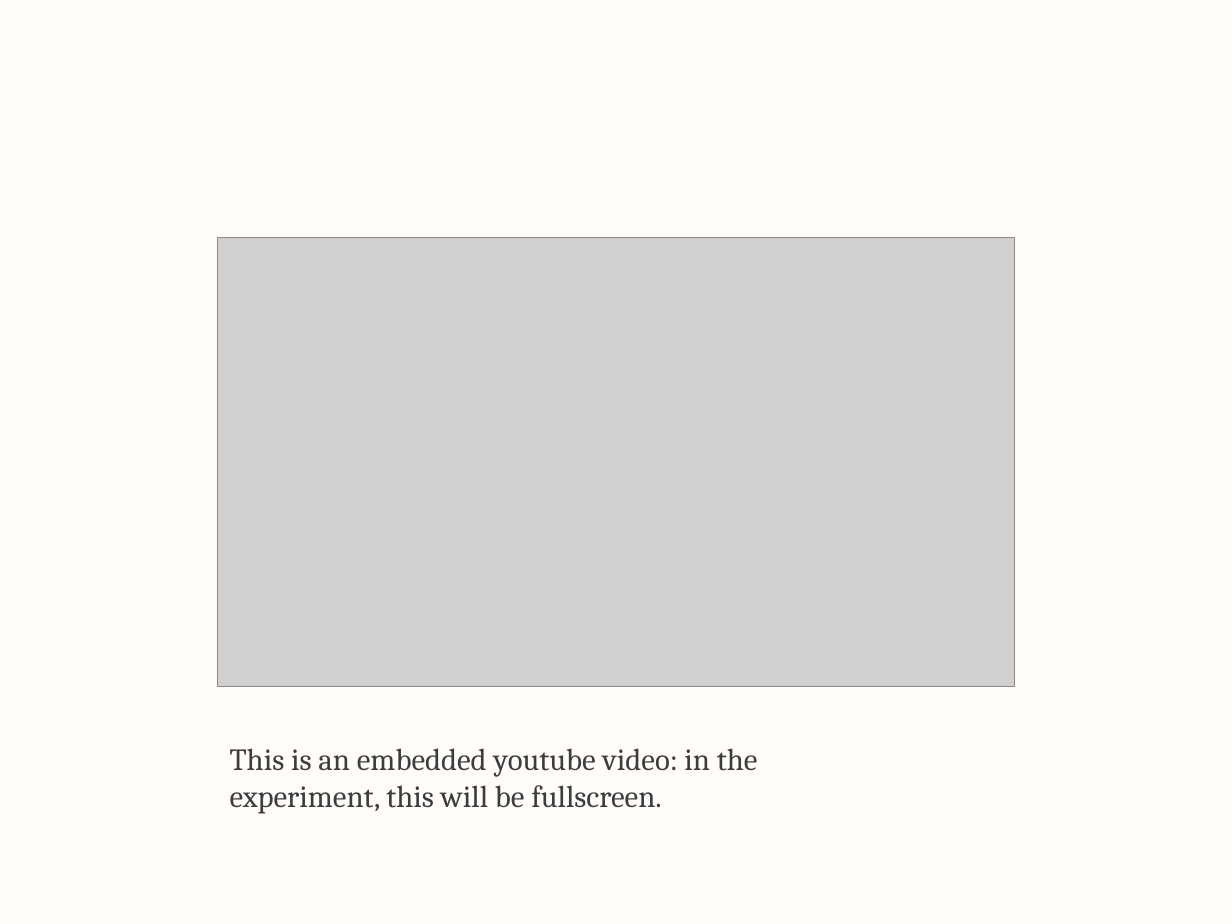
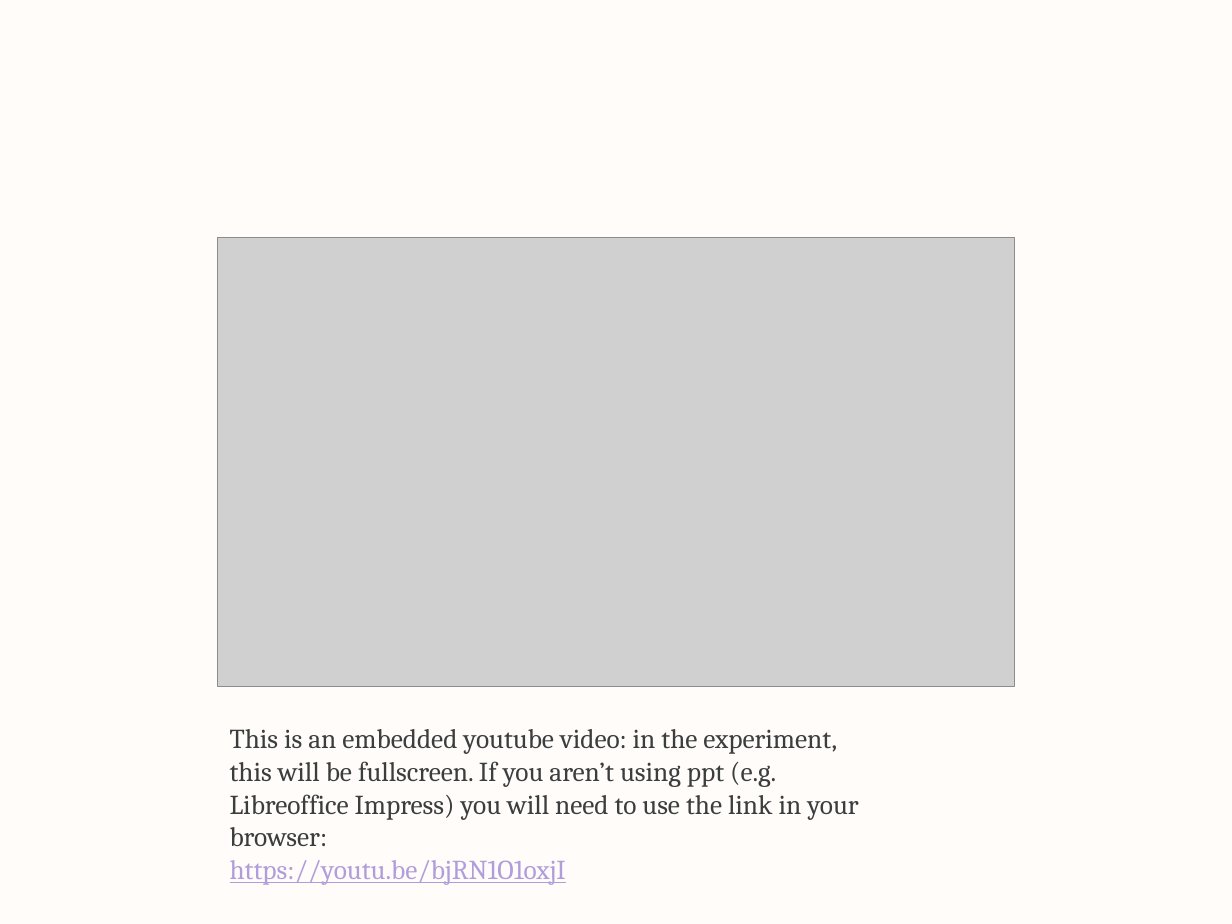
Before and after one commit to majorminors/evaccum-matlab, a slide deck: slide 4 of instructions/instructions - 1.pptx. Drawn at 1232x924 pixels with LibreOffice and Linux fonts; fonts in the diff are those of the drawing; grey boxes stand for pictures. Boxes give left, top, right and bottom in pixels: in the first picture for what was removed or moved away, otherwise in the second. Text is boxed around its words. In the diff, an @@ line names an element or a change of style, - is before the commit and + after.

Commit message:
added links to embedded videos

```diff
--- a/instructions/instructions - 1.pptx
+++ b/instructions/instructions - 1.pptx
@@ text at (230, 729, 858, 885): text changed; size 18 to 16 pt @@
-This is an embedded youtube video: in the experiment, this will be fullscreen.
+This is an embedded youtube video: in the experiment, this will be fullscreen. If you aren’t using ppt (e.g. Libreoffice Impress) you will need to use the link in your browser:
+https://youtu.be/bjRN1O1oxjI
```
Also in this commit, not shown: 3 slides added, 3 slides removed.
